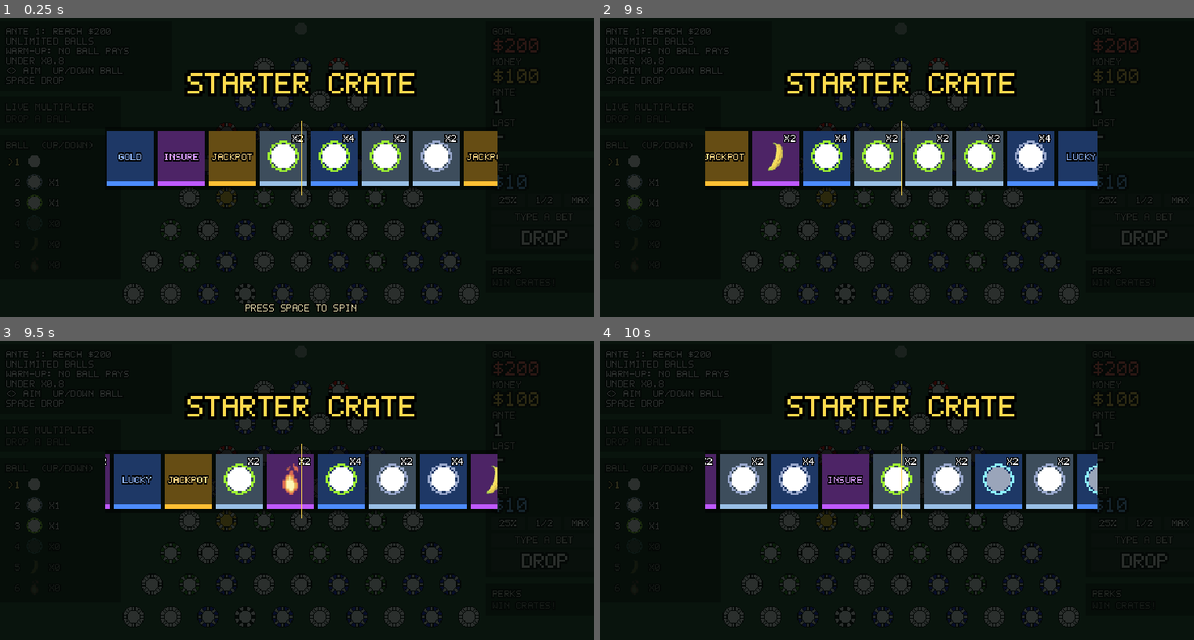
Above: before the commit, frames 1-4 (two rows, left to right).
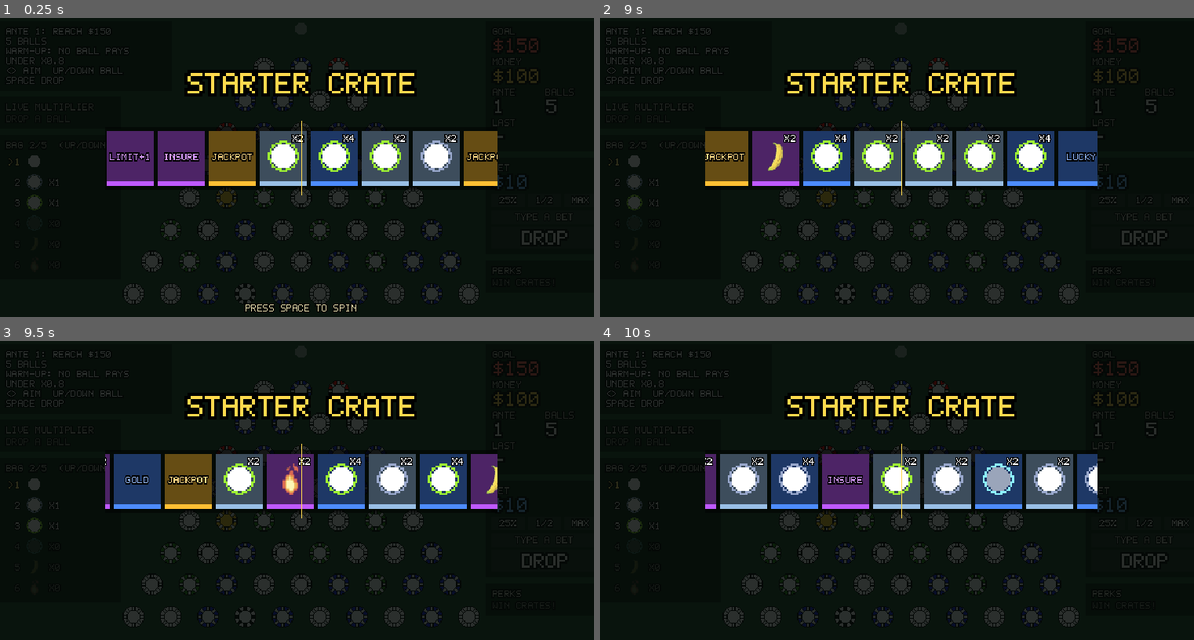
Above: after the commit, the same moments.

Repository: S0humm/bounce-house
Game: Godot game, scene res://scenes/board.tscn
Same seed, same stepped clock (60 frames per second), same inputs: the game is played once before the commit and once after it.
Inputs (mouse positions are in pixels of both pictures, inside the frame that each line leads up to):
- Up to frame 1 (0.25 s): no input
- Up to frame 2 (9 s): click (659, 161) at 0.52 s; click (659, 182) at 1.27 s; click (659, 203) at 2.02 s; click (659, 224) at 2.77 s; click (659, 245) at 3.52 s; click (659, 263) at 4.27 s; click (1110, 200) at 5.02 s; click (1146, 200) at 5.77 s; click (1182, 200) at 6.52 s; click (1146, 218) at 7.27 s; click (1146, 239) at 8.02 s; tap Enter at 8.75 s; move the mouse to (1039, 167) at 8.77 s; hold Right from 8.78 s (still down); tap Space at 8.85 s; click (1039, 167) at 8.92 s
- Up to frame 3 (9.5 s): keep holding Right; tap Space at 9.02, 9.32 s
- Up to frame 4 (10 s): move the mouse to (778, 526) at 9.52 s; release Right at 9.53 s; hold Down from 9.53 s (still down); tap Enter at 9.6 s; tap Space at 9.77, 9.8 s

The runs differ from the first frame. In frame 1, 1.7% of the frame differs, in the area x 1-97%, y 3-57%; in frame 2, 0.4%; in frame 3, 0.5%; in frame 4, 0.5%.

Commit message:
ball limit per ante, bag cap, limit upgrade + 666 perk

Diff:
--- a/scripts/board.gd
+++ b/scripts/board.gd
@@ -15,6 +15,10 @@
 const BALL_NAMES := {"normal": "NORMAL", "heavy": "HEAVY", "bouncy": "BOUNCY", "ghost": "GHOST", "banana": "GROS MICHEL", "fire": "FIRE"}
 const BALL_TAGS := {"normal": "", "heavy": "H ", "bouncy": "B ", "ghost": "G ", "banana": "M ", "fire": "F "}
 const LIVE_ROWS := 5
+const BALLS_PER_ANTE := 5   # drops per ante, any ball type (+1 per BALL LIMIT perk)
+const BAG_MAX := 5          # most special balls you can hold at once (+1 per BALL LIMIT perk)
+const PIT_WIN := 6.66       # "666" perk: 1 in 6 balls are multiplied by this...
+const PIT_ODDS := 6         # ...and 1 in 6 pay nothing
 
 # Colors
 const PANEL_BG := Color(0.03, 0.08, 0.05, 0.75)
@@ -31,8 +35,8 @@
 @export var top_y := 60
 @export var drop_jitter := 2.0      # tiny random nudge so every drop isn't identical
 @export var starting_money := 100
-@export var first_quota := 200
-@export var quota_growth := 1.75    # goal multiplier per ante during the warm-up
+@export var first_quota := 150
+@export var quota_growth := 1.65    # goal multiplier per ante during the warm-up
 
 var pegs: Array[Node2D] = []
 
@@ -41,6 +45,8 @@
 var money_value: Control
 var bet_value: Control
 var ante_value: Control
+var balls_value: Control
+var bag_title: Control
 var last_value: Control
 var message_label: Control
 var live_labels: Array[Control] = []
@@ -64,6 +70,7 @@
 var bet := 10
 var ante := 1
 var quota := 0
+var balls_left := 0
 var busted := false
 var ante_over := false
 var goal_announced := false
@@ -116,6 +123,7 @@
 
 func start_ante() -> void:
 	quota = quota_for(ante)
+	balls_left = BALLS_PER_ANTE + perks.get("limit", 0)
 	ante_over = false
 	goal_announced = false
 	new_board()
@@ -123,7 +131,7 @@
 	var warn := "\nWARM-UP: NO BALL PAYS\nUNDER X0.8"
 	if ante > EASY_ANTES:
 		warn = "\nMORE SKULLS, LESS GOLD."
-	message_label.text = "ANTE %d: REACH %s\nUNLIMITED BALLS%s\n<> AIM  UP/DOWN BALL\nSPACE DROP" % [ante, Fmt.money(quota), warn]
+	message_label.text = "ANTE %d: REACH %s\n%d BALLS%s\n<> AIM  UP/DOWN BALL\nSPACE DROP" % [ante, Fmt.money(quota), balls_left, warn]
 	update_status()
 
 func check_ante_end() -> void:
@@ -137,10 +145,11 @@
 		await open_crate("ANTE %d CRATE" % ante)
 		ante += 1
 		start_ante()
-	elif money < MIN_BET:
+	elif balls_left == 0 or money < MIN_BET:
 		ante_over = true
 		busted = true
-		message_label.text = "BUSTED!\nOUT OF MONEY AT ANTE %d.\nPRESS R TO PLAY AGAIN." % ante
+		var reason := "OUT OF BALLS" if balls_left == 0 else "OUT OF MONEY"
+		message_label.text = "BUSTED!\n%s AT ANTE %d.\nPRESS R TO PLAY AGAIN." % [reason, ante]
 		fx.busted(maxi(quota - money, 0), money >= int(quota * 0.75))
 
 # Crate spin; resolves when the prize is claimed
@@ -150,7 +159,7 @@
 	crate.fx = fx
 	crate.screen = get_viewport_rect().size
 	add_child(crate)
-	crate.open(title, perks, pity)
+	crate.open(title, perks, pity, bag_max() - bag_count())
 	var item: String = await crate.finished
 	grant(item)
 	crate_open = false
@@ -159,11 +168,15 @@
 	var it: Dictionary = Upgrades.ITEMS[id]
 	pity = pity + 1 if it["rarity"] == "rare" else 0
 	if it["kind"] == "ball":
-		inventory[it["ball"]] += it["count"]
+		inventory[it["ball"]] += mini(it["count"], bag_max() - bag_count())   # the bag has a limit
 		update_ball_panel()
 	else:
 		perks[id] = perks.get(id, 0) + 1
 		update_perk_panel()
+		if id == "limit":
+			if not ante_over:
+				balls_left += 1   # the new ball counts right away
+			update_ball_panel()
 	update_status()
 
 # Upgrade effects handed to every ball as it drops
@@ -218,6 +231,7 @@
 	money_value.text = Fmt.money(shown_money)
 	bet_value.text = Fmt.money(bet)
 	ante_value.text = str(ante)
+	balls_value.text = str(balls_left)
 
 # ---------- Betting (buttons: 25%, 1/2, MAX, or type any amount; no upper limit) ----------
 
@@ -310,10 +324,11 @@
 # ---------- Balls ----------
 
 func drop_ball() -> void:
-	if busted or ante_over or crate_open or bet > money:
+	if busted or ante_over or crate_open or balls_left <= 0 or bet > money:
 		return
 	var all_in := bet >= 100 and bet * 10 >= money * 9
 	money -= bet
+	balls_left -= 1
 	var type := selected
 	if type != "normal":
 		inventory[type] -= 1
@@ -378,6 +393,15 @@
 	if mult > 1.0 and perks.has("jackpot"):
 		mult *= 2.0
 		notes.append("JACKPOT X2")
+	# 666 comes last so nothing (insurance, warm-up floor) can save you from the pit
+	if perks.has("pit666"):
+		var roll := randi() % PIT_ODDS
+		if roll == 0:
+			mult *= PIT_WIN
+			notes.append("666: X6.66!")
+		elif roll == 1:
+			mult = 0.0
+			notes.append("666: THE PIT TOOK IT")
 	var payout := int(round(ball_bet * mult))
 	money = maxi(money + payout, 0)
 	var net := payout - ball_bet
@@ -386,7 +410,7 @@
 	var line := "PAID %s" % Fmt.money(payout) if payout >= 0 else "LOST %s MORE" % Fmt.money(-payout)
 	message_label.text = "%s BET  %s\n%s  (%s%s)" % [Fmt.money(ball_bet), Fmt.mult(mult), line, "+" if net >= 0 else "-", Fmt.money(absi(net))]
 	if not notes.is_empty():
-		message_label.text += "\n" + " + ".join(notes)
+		message_label.text += "\n" + "\n".join(notes)
 	update_status()
 	fx.landed(body.position, mult, payout, ball_bet, quota)
 	if not goal_announced and money >= quota and live_balls.size() > 1:
@@ -601,7 +625,8 @@
 		live_box.add_child(row)
 		live_labels.append(row)
 
-	var ball_box := add_box(make_panel(left, 124), "BALL  (UP/DOWN)")
+	var ball_box := add_box(make_panel(left, 124), "BAG 0/5")
+	bag_title = ball_box.get_child(0)
 	for type in BALL_KEYS:
 		var b := make_button(ball_box, "", 1, 112, 18, select_ball.bind(type), true)
 		var key_label: Control = b.get_meta("label")
@@ -626,7 +651,11 @@
 	make_panel(right, 120).add_child(stats)
 	goal_value = add_stat(stats, "GOAL", RED)
 	money_value = add_stat(stats, "MONEY", MONEY_GOLD)
-	ante_value = add_stat(stats, "ANTE", WHITE)
+	var pair := HBoxContainer.new()
+	pair.add_theme_constant_override("separation", 0)
+	stats.add_child(pair)
+	ante_value = add_stat(pair, "ANTE", WHITE, 54)
+	balls_value = add_stat(pair, "BALLS", WHITE, 54)
 	last_value = add_stat(stats, "LAST", WHITE)
 
 	# Bet controls: quick buttons, a box to type any amount, and the drop button
@@ -727,9 +756,19 @@
 	style.set_content_margin_all(6)
 	return style
 
+func bag_max() -> int:
+	return BAG_MAX + perks.get("limit", 0)
+
+func bag_count() -> int:
+	var n := 0
+	for t in inventory:
+		n += inventory[t]
+	return n
+
 func update_ball_panel() -> void:
 	if ball_labels.is_empty():
 		return
+	bag_title.text = "BAG %d/%d  (UP/DOWN)" % [bag_count(), bag_max()]
 	for i in BALL_KEYS.size():
 		var type: String = BALL_KEYS[i]
 		var label: Control = ball_labels[type]
--- a/scripts/crate.gd
+++ b/scripts/crate.gd
@@ -37,9 +37,9 @@
 var desc_label: Control
 var prompt: Control
 
-func open(title_text: String, owned: Dictionary, pity: int) -> void:
+func open(title_text: String, owned: Dictionary, pity: int, bag_room := 99) -> void:
 	layer = 8
-	winner = Upgrades.roll(owned, pity)
+	winner = Upgrades.roll(owned, pity, bag_room)
 	var items := []
 	for i in STRIP:
 		items.append(Upgrades.filler(owned))
--- a/scripts/upgrades.gd
+++ b/scripts/upgrades.gd
@@ -20,6 +20,8 @@
 	"bouncy4": {"kind": "ball", "ball": "bouncy", "count": 4, "rarity": "rare",   "icon": "bouncy", "short": "BOUNCY", "name": "4 BOUNCY BALLS", "desc": "+0.03 BONUS ON\nEVERY HIT."},
 	"lucky":   {"kind": "perk", "max": 3, "rarity": "rare",      "icon": "lucky",   "short": "LUCKY",  "name": "LUCKY CHARM",  "desc": "SKULLS TAKE 10%\nLESS EACH."},
 	"gold":    {"kind": "perk", "max": 5, "rarity": "rare",      "icon": "gold",    "short": "GOLD",   "name": "GOLD PLATING", "desc": "+0.01 ON EVERY\nGOOD CHIP."},
+	"limit":   {"kind": "perk", "max": 3, "rarity": "epic",      "icon": "limit",   "short": "LIMIT+1","name": "BALL LIMIT +1", "desc": "+1 BALL EVERY ANTE\nAND +1 BAG SLOT."},
+	"pit666":  {"kind": "perk", "max": 1, "rarity": "legendary", "icon": "666",     "short": "666",    "name": "666",           "desc": "A DEAL FROM THE PIT:\n1 IN 6 BALLS PAY X6.66\n1 IN 6 PAY NOTHING."},
 	"insure":  {"kind": "perk", "max": 1, "rarity": "epic",      "icon": "insure",  "short": "INSURE", "name": "INSURANCE",    "desc": "BALLS NEVER PAY\nBELOW X0.5."},
 	"fire2":   {"kind": "ball", "ball": "fire", "count": 2, "rarity": "epic", "icon": "fire", "short": "FIRE", "name": "2 FIRE BALLS", "desc": "X2 WHEN IT LANDS IF\nIT NEVER HITS A SKULL."},
 	"banana2": {"kind": "ball", "ball": "banana", "count": 2, "rarity": "epic", "icon": "banana", "short": "BANANA", "name": "2 GROS MICHELS", "desc": "A BANANA YOU DROP.\n+X0.50 WHEN IT LANDS."},
@@ -33,11 +35,14 @@
 	var path := "res://art/icons/%s.png" % ITEMS[id]["icon"]
 	return load(path) if ResourceLoader.exists(path) else null
 
-static func available(owned: Dictionary) -> Array:
+# bag_room: how many more special balls you can hold (ball prizes are skipped when it's 0)
+static func available(owned: Dictionary, bag_room := 99) -> Array:
 	var out := []
 	for id in ITEMS:
 		var it: Dictionary = ITEMS[id]
 		if it["kind"] == "perk" and owned.get(id, 0) >= it["max"]:
+			continue
+		if it["kind"] == "ball" and bag_room <= 0:
 			continue
 		out.append(id)
 	return out
@@ -56,13 +61,16 @@
 	return pool.back()
 
 # The real roll. pity = crates in a row without epic or better; at 2 the next one is epic+.
-static func roll(owned: Dictionary, pity: int) -> String:
+static func roll(owned: Dictionary, pity: int, bag_room := 99) -> String:
 	var w := {}
 	for r in ORDER:
 		w[r] = RARITIES[r]["weight"]
 	if pity >= 2:
 		w["rare"] = 0.0
-	return _pick(available(owned), w)
+	var pool := available(owned, bag_room)
+	if pool.is_empty():
+		pool = available(owned)   # everything maxed and bag full: still spin (ball prize just won't fit)
+	return _pick(pool, w)
 
 # Filler for the reel: what the strip *looks* like
 static func filler(owned: Dictionary) -> String:
Not shown, changed: art/icons/README.txt
Not shown, added: art/icons/fire.png.import
